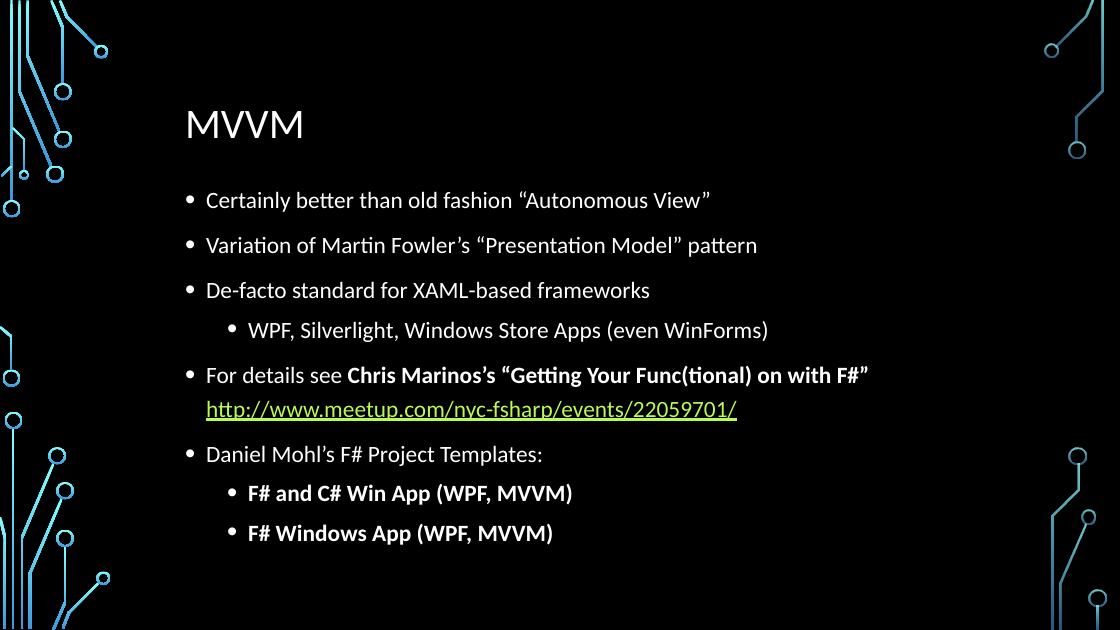
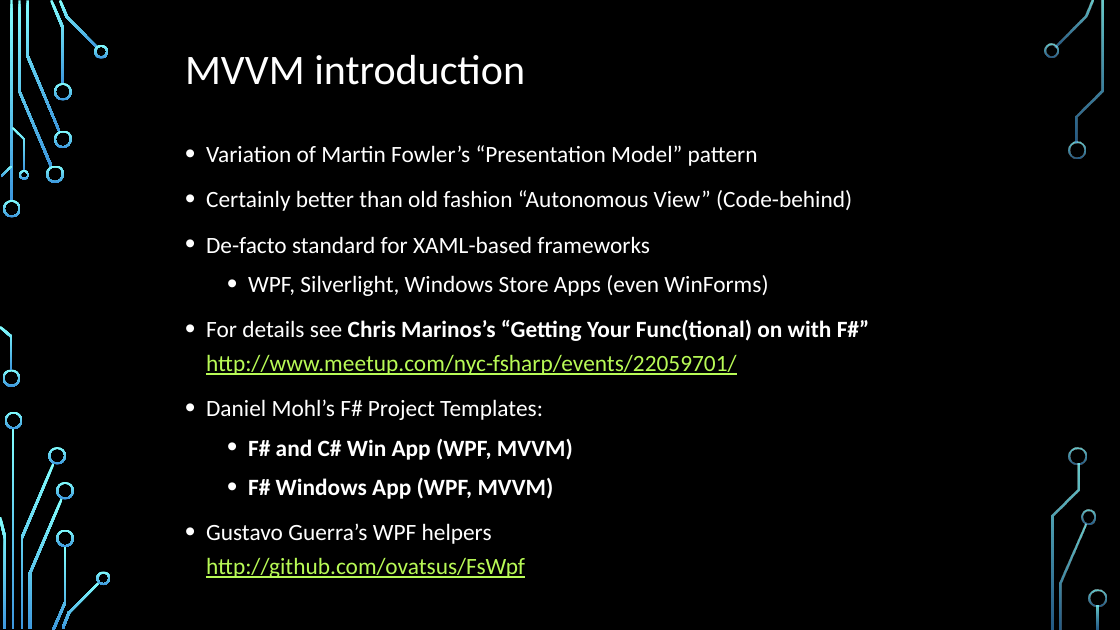
Before and after one commit to dmitry-a-morozov/fsharp-wpf-mvc-series, a slide deck: slide 5 of NYC Meetup.2013-04-23.pptx (slide 4 before the commit). Drawn at 1120x630 pixels with LibreOffice and Linux fonts; fonts in the diff are those of the drawing; background and template pictures are left out. Boxes give left, top, right and bottom in pixels: in the first picture for what was removed or moved away, otherwise in the second. Text is boxed around its words. In the diff, an @@ line names an element or a change of style, - is before the commit and + after.

```diff
--- a/NYC Meetup.2013-04-23.pptx
+++ b/NYC Meetup.2013-04-23.pptx
@@ title at (x1=185, y1=55, x2=525, y2=85): text changed @@
-MVVM
+MVVM introduction
@@ text "Variation of Martin Fowler’s “Presentation ..." moved from (x1=206, y1=191, x2=870, y2=545) to (x1=206, y1=145, x2=870, y2=578) @@
@@ text at (x1=206, y1=190, x2=852, y2=211): paragraph added @@
+• Certainly better than old fashion “Autonomous View” (Code-behind)
@@ text at (x1=206, y1=523, x2=525, y2=578): paragraph added @@
+• Gustavo Guerra’s WPF helpers
+  http://github.com/ovatsus/FsWpf
```
Also in this commit, not shown: 6 other slides changed, 2 slides added, 3 other files.
